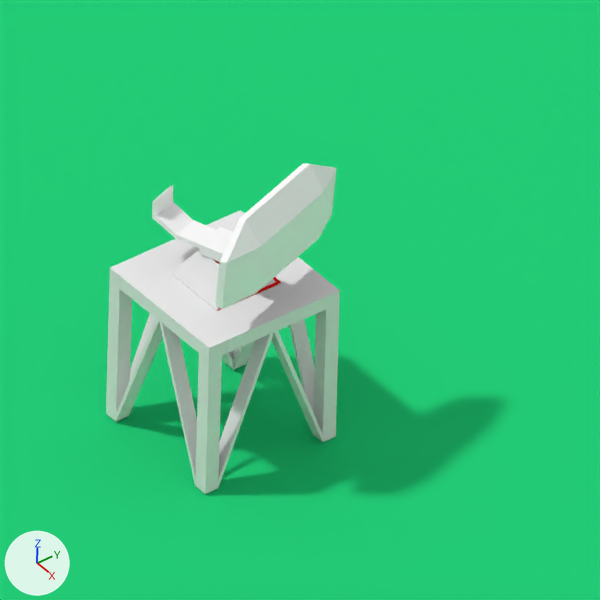
One commit to the Blender file materials.bos/graphics/models/radar/radar.blend: the scene before it, then after it.
Rendered twice from the file's camera 'Camera'. The lights are fixed; the arrows at lower left show +X, +Y and +Z.

Script lines for the objects in view, before the commit:
```python
me_cube = bpy.data.meshes.new('Cube')
me_cube.from_pydata(...)  # a box spanning x -1.479..-0.239, y -0.62..0.62, z 2.947..3.107
me_cube.materials.append(mat_player)  # red #f01818
me_cube2_base_b = bpy.data.meshes.new('cube2_base.b')
me_cube2_base_b.from_pydata(...)  # 10 vertices, 10 faces; spans x -0.466..0.466, y 1.0..1.409, z -0.466..0.466
me_cube2_base_b.materials.append(mat_metal)  # white #ededed
me_cube2_cut3 = bpy.data.meshes.new('cube2_cut3')
me_cube2_cut3.from_pydata(...)  # 86 vertices, 164 faces; spans x -1.19..1.19, y 1.41..2.66, z -0.97..0.96
me_cube2_cut3.materials.append(mat_gril)  # white #ffffff
me_cube2_cut3_001 = bpy.data.meshes.new('cube2_cut3.001')
me_cube2_cut3_001.from_pydata(...)  # 100 vertices, 226 faces; spans x -1.0..1.0, y -1.23..1.0, z -1.0..1.0
me_cube2_cut3_001.materials.append(mat_metal)  # white #ededed
ob_cube = bpy.data.objects.new('Cube', me_cube)
ob_cube.location = (0.64, 0.03, -1.32)
ob_cube.scale = (0.753, 0.753, 0.753)
ob_mesh = bpy.data.objects.new('Mesh', me_cube2_cut3)
ob_mesh.location = (-0.01, 0.0, 0.0)
ob_mesh.rotation_euler = (1.57, 0.0, 17.6)  # degrees (90, 0, 288)
ob_mesh_001 = bpy.data.objects.new('Mesh.001', me_cube2_cut3_001)
ob_mesh_001.location = (0.01, 0.0, 0.0)
ob_mesh_001.rotation_euler = (1.57, 0.0, 0.0)  # degrees (90, 0, 0)
ob_mesh_base = bpy.data.objects.new('Mesh.base', me_cube2_base_b)
ob_mesh_base.location = (-0.01, 0.0, 0.0)
ob_mesh_base.rotation_euler = (1.57, 0.0, 6.282)  # degrees (90, 0, 360)
# also in view: 'Plane' at (-6.31, 11.44, -1.26)
```
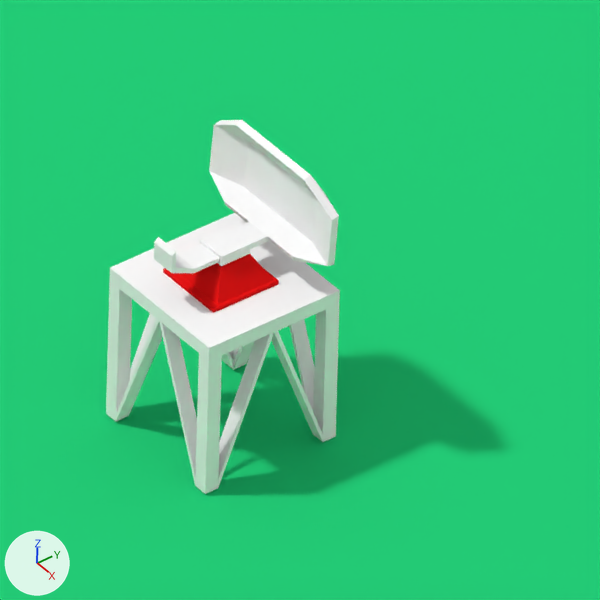
Scene script edits in JSON lines:
```json
{"block": "me_cube2_base_b", "where": "me_cube2_base_b.from_pydata(...)  # 10 vertices, 10 faces; spans x -0.466..0.466, y 1.0..1.409, z -0.466..0.466"}
{"op": "remove", "block": "me_cube2_base_b", "code": "me_cube2_base_b.materials.append(mat_metal)  # white #ededed"}
{"op": "add", "block": "me_cube2_base_b", "code": "me_cube2_base_b.materials.append(mat_player)  # red #f01818"}
{"op": "set", "path": "ob_mesh.rotation_euler", "old": "(1.57, 0.0, 17.6)", "new": "(1.57, 0.0, 12.57)", "note": "degrees (90, 0, 288) -> degrees (90, 0, 0)"}
{"op": "set", "path": "ob_cube.location", "old": "(0.64, 0.03, -1.32)", "new": "(0.66, -0.03, -1.46)"}
{"op": "set", "path": "ob_cube.scale", "old": "(0.753, 0.753, 0.753)", "new": "(0.808, 0.808, 0.808)"}
```

Pixel boxes (x1, y1, x2, y2) of what changed, in the pictures (600 x 600 px):
```json
{"object": "Mesh", "change": "turned", "before": [152, 163, 337, 309], "after": [154, 120, 339, 273]}
{"object": "Mesh.base", "change": "recoloured", "before": [171, 249, 276, 310], "after": [171, 249, 276, 310], "on screen": "white to red"}
{"object": "Cube", "change": "moved, rescaled", "before": [177, 259, 280, 311], "after": [163, 256, 279, 313], "on screen": "12% wider, 9% taller"}
```
